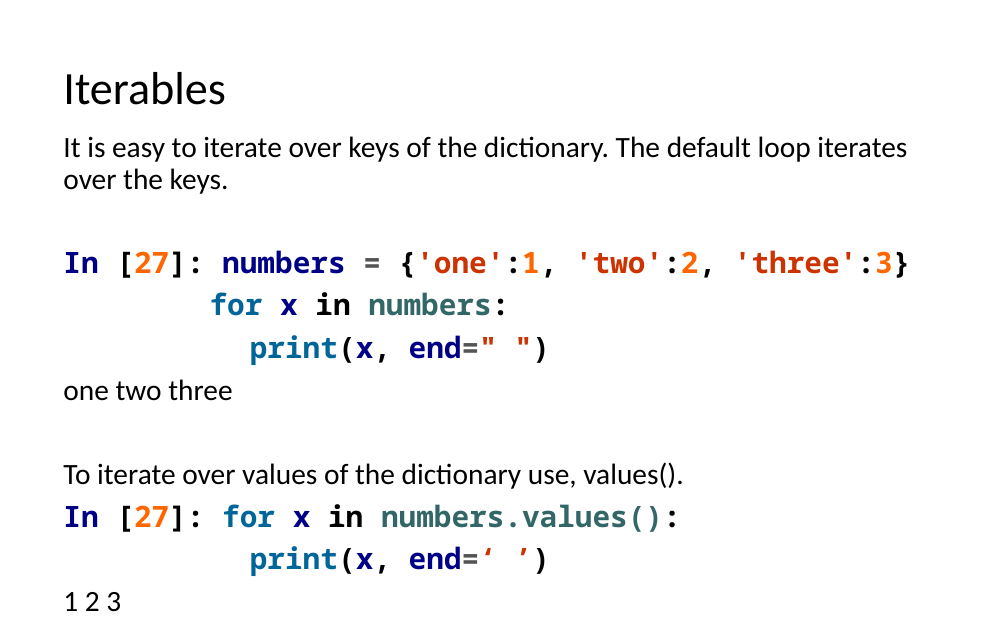
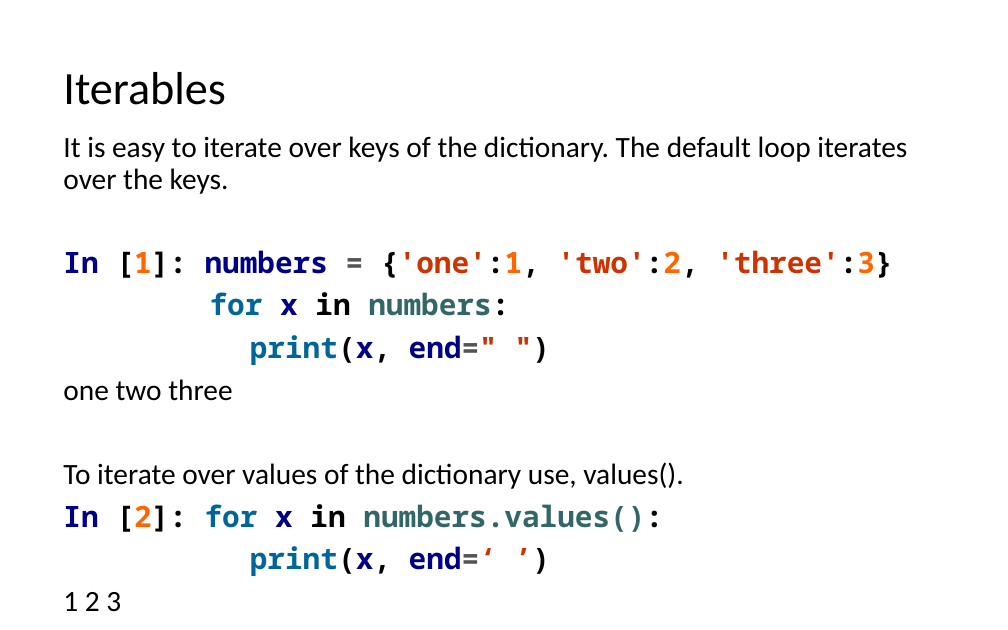
Before and after one commit to LongBaoNguyen/longbaonguyen.github.io, a slide deck: slide 24 of courses/apcsp/lect7.pptx (slide 23 before the commit). Drawn at 1008x630 pixels with LibreOffice and Linux fonts; fonts in the diff are those of the drawing. Boxes give left, top, right and bottom in pixels: in the first picture for what was removed or moved away, otherwise in the second. Text is boxed around its words. In the diff, an @@ line names an element or a change of style, - is before the commit and + after.

```diff
--- a/courses/apcsp/lect7.pptx
+++ b/courses/apcsp/lect7.pptx
@@ text at [63,250,892,278]: text changed @@
-In [27]: numbers = {'one':1, 'two':2, 'three':3}
+In [1]: numbers = {'one':1, 'two':2, 'three':3}
@@ text at [63,504,663,532]: text changed @@
-In [27]: for x in numbers.values():
+In [2]: for x in numbers.values():
```
Also in this commit, not shown: 20 other slides changed, 1 slide added, 2 other files.
